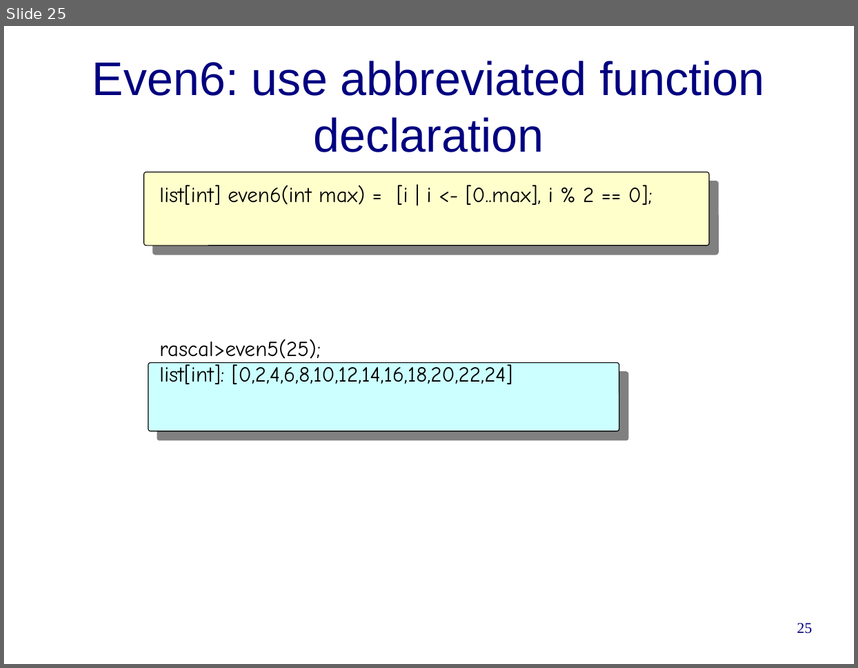
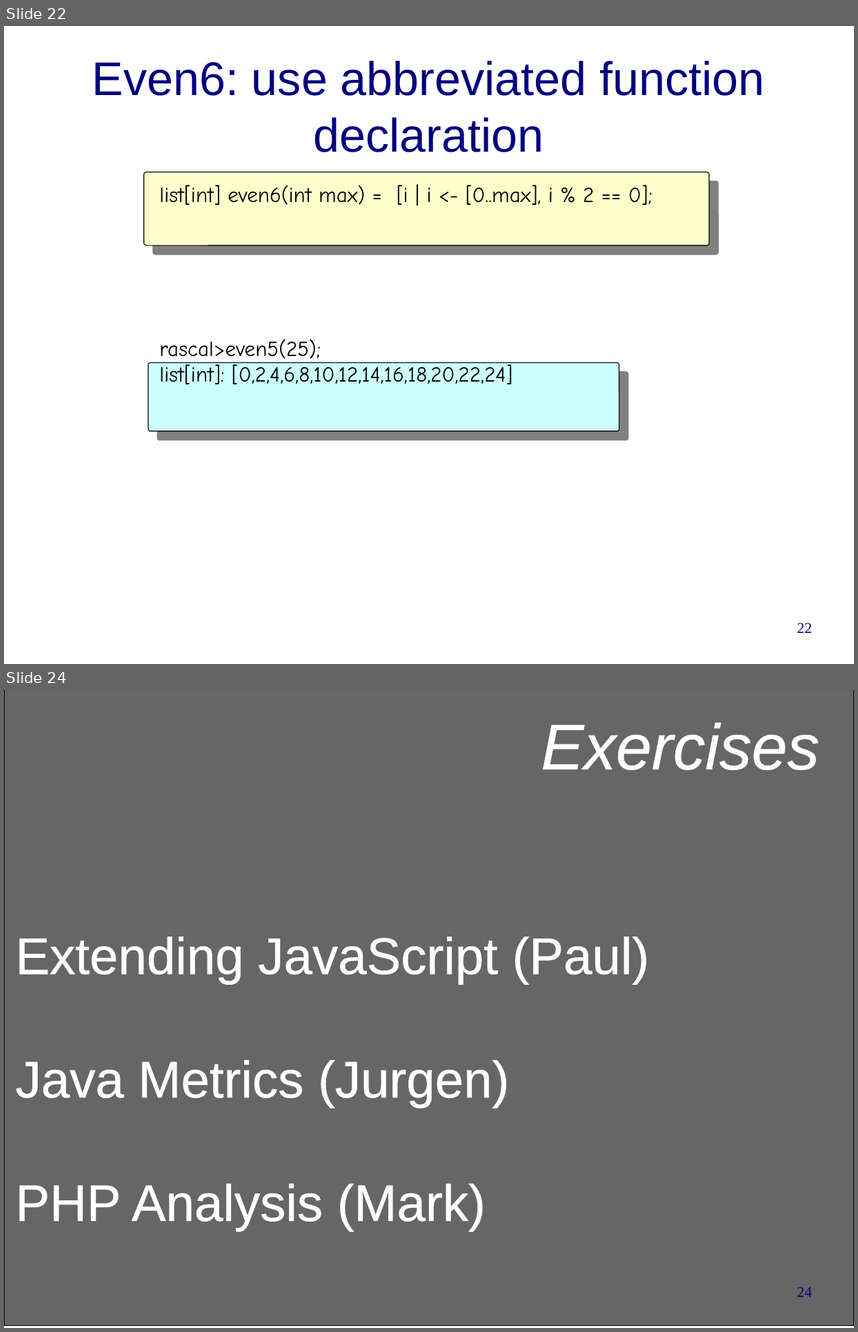
Before and after one commit to cwi-swat/rascal-course-pldi-2015, a slide deck: presentations/rascal-overview.odp. Shown one above the other, each under a label of ours: slide 25 before the commit, slides 22 and 24 after it; the slides between them are not shown. The pictures are 858x668 and 858x1332 pixels, drawn with LibreOffice and Linux fonts; fonts in the diff are those of the drawing; background and template pictures are left out. Boxes give left, top, right and bottom in pixels: in the first picture for what was removed or moved away, otherwise in the second. Text is boxed around its words. In the diff, an @@ line names an element or a change of style, - is before the commit and + after.

Commit message:
First version of Rascal Overview; Added a slot for HackYourJavaScript

```diff
--- a/presentations/rascal-overview.odp
+++ b/presentations/rascal-overview.odp
@@ slide 24 added at [4,690,854,1328], background #FFFFFF @@
@@ rectangle added at [4,690,854,1325], fill #666666, outline #000000 0 pt @@
@@ text added at [541,722,820,770], 60 pt, text #FFFFFF, italic @@
+Exercises
@@ text added at [16,936,650,1230], 48 pt, text #FFFFFF @@
+Extending JavaScript (Paul)
+Java Metrics (Jurgen)
+PHP Analysis (Mark)
@@ page number added at [797,1287,812,1297], 14 pt, text #000080 @@
+24
@@ what was slide 25 is now slide 22 @@
@@ page number at [797,622,812,633]: text changed @@
-25
+22
```
Also in this commit, not shown: 4 slides changed, 1 other slide added, 12 slides removed, 2 other files.
